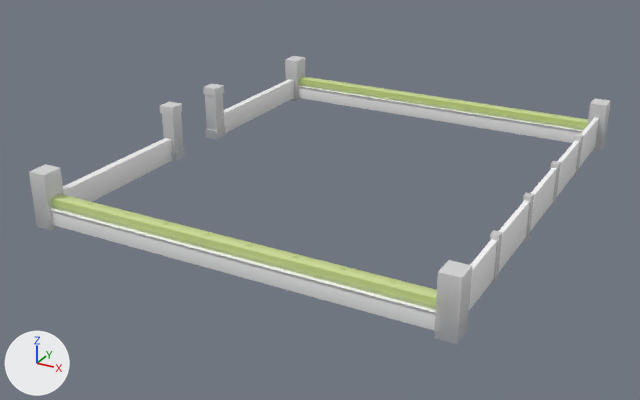
Renders of the FBX model Assets/3D Asset/BanguanFix/Building/SD_Wall.fbx from each side of a commit.
The view is the same before and after, from a 50 mm lens placed at (122.5, -115.2, 50.9), pointed at (64.0, -8.8, -2.3). Arrows for +X, +Y and +Z are at lower left; the lights stay in place. The older version comes first. Where no turn or scale is listed for an object, it has been applied to the vertices.

Objects in the first picture: 'SD_Wall1', 'SD_Wall2', 'SD_Wall3', 'SD_Wall4', 'SD_Wall5', 'WallTiang1_SD', 'WallTiang2_SD', 'WallTiang3_SD', 'WallTiang4_SD', 'WallTiang5_SD', 'WallTiang6_SD', 'WallTiang7_SD'.
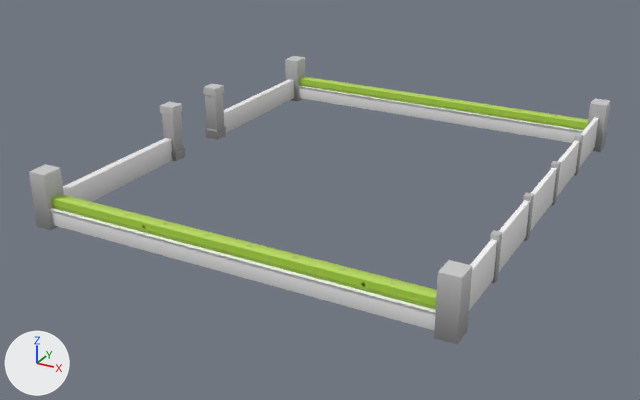
Diff of the bpy script that builds the scene:
```diff
--- a/Assets/3D Asset/BanguanFix/Building/SD_Wall.fbx.py
+++ b/Assets/3D Asset/BanguanFix/Building/SD_Wall.fbx.py
@@ img_texture_main_png @@
-img_texture_main_png = load_image('texture main.png', '../texture main.png', 256, 256, 'Non-Color')
+img_texture_main_png = load_image('texture main.png', '../texture main.png', 256, 256, 'sRGB')
@@ img_daun_png @@
-img_daun_png = load_image('Daun.png', '../Daun.png', 2160, 2160, 'Non-Color')
+img_daun_png = load_image('Daun.png', '../Daun.png', 2160, 2160, 'sRGB')
@@ mat_colorpallet2 @@
 n0 = _N.new('ShaderNodeBsdfPrincipled'); n0.name = 'Principled BSDF'
 n2 = _N.new('ShaderNodeTexImage'); n2.name = 'Image Texture'
-n2.image = img_texture_main_png
-n3 = _N.new('ShaderNodeTexImage'); n3.name = 'Image Texture.001'
-n3.image = img_texture_main_png
+n2.image = img_texture_main_png_001
 _L.new(n2.outputs[0], n0.inputs[0])  # 'Color' to 'Base Color'
-_L.new(n3.outputs[0], n0.inputs[4])  # 'Color' to 'Alpha'
 _L.new(n0.outputs[0], n1.inputs[0])  # 'BSDF' to 'Surface'
@@ mat_daun @@
 n0 = _N.new('ShaderNodeBsdfPrincipled'); n0.name = 'Principled BSDF'
+n0.inputs[2].default_value = 0.563  # 'Roughness'
 n1 = _N.new('ShaderNodeOutputMaterial'); n1.name = 'Material Output'
@@ mat_daun @@
 n2.image = img_daun_png
-n3 = _N.new('ShaderNodeTexImage'); n3.name = 'Image Texture.001'
-n3.image = img_daun_png
 _L.new(n2.outputs[0], n0.inputs[0])  # 'Color' to 'Base Color'
-_L.new(n3.outputs[0], n0.inputs[4])  # 'Color' to 'Alpha'
 _L.new(n0.outputs[0], n1.inputs[0])  # 'BSDF' to 'Surface'
@@ me_plane_139 @@
 me_plane_139.from_pydata(...)  # 8 vertices, 5 faces; spans x -1.31..1.31, y -1.53..1.53, z -3.99..3.99
-me_plane_139.materials.append(mat_colorpallet2)
+me_plane_139.materials.append(mat_colorpallet2_007)  # picture img_texture_main_png
@@ me_plane_077 @@
 me_plane_077.from_pydata(...)  # 8 vertices, 6 faces; spans x -0.6..0.6, y -12.9..12.9, z -1.8..1.8
-me_plane_077.materials.append(mat_colorpallet2)
+me_plane_077.materials.append(mat_colorpallet2_007)  # picture img_texture_main_png
@@ me_plane_080 @@
 me_plane_080.from_pydata(...)  # 24 vertices, 21 faces; spans x -1.24..1.24, y -1.24..1.24, z -4.52..4.35
-me_plane_080.materials.append(mat_colorpallet2)
+me_plane_080.materials.append(mat_colorpallet2_007)  # picture img_texture_main_png
@@ me_plane_011 @@
 me_plane_011.from_pydata(...)  # 8 vertices, 6 faces; spans x -0.6..0.6, y -12.9..12.9, z -1.8..1.8
-me_plane_011.materials.append(mat_colorpallet2)
+me_plane_011.materials.append(mat_colorpallet2_007)  # picture img_texture_main_png
@@ me_plane_143 @@
 me_plane_143.from_pydata(...)  # 32 vertices, 20 faces; spans x -0.5..0.5, y -20.0..20.0, z -3.1..3.1
-me_plane_143.materials.append(mat_colorpallet2)
+me_plane_143.materials.append(mat_colorpallet2_007)  # picture img_texture_main_png
@@ me_plane_022 @@
 me_plane_022.from_pydata(...)  # 8 vertices, 6 faces; spans x -1.31..1.31, y -1.53..1.53, z -3.99..3.99
-me_plane_022.materials.append(mat_colorpallet2)
+me_plane_022.materials.append(mat_colorpallet2_007)  # picture img_texture_main_png
@@ me_plane_023 @@
 me_plane_023.from_pydata(...)  # 8 vertices, 5 faces; spans x -1.31..1.31, y -1.53..1.53, z -3.99..3.99
-me_plane_023.materials.append(mat_colorpallet2)
+me_plane_023.materials.append(mat_colorpallet2_007)  # picture img_texture_main_png
@@ me_plane_003 @@
 me_plane_003.from_pydata(...)  # 8 vertices, 6 faces; spans x -1.31..1.31, y -1.53..1.53, z -3.99..3.99
-me_plane_003.materials.append(mat_colorpallet2)
+me_plane_003.materials.append(mat_colorpallet2_007)  # picture img_texture_main_png
@@ me_plane_002 @@
 me_plane_002.from_pydata(...)  # 8 vertices, 3 faces; spans x -0.3..0.3, y -32.4..32.4, z -2.6..2.6
-me_plane_002.materials.append(mat_colorpallet2)
+me_plane_002.materials.append(mat_colorpallet2_007)  # picture img_texture_main_png
@@ me_plane_008 @@
 me_plane_008.from_pydata(...)  # 24 vertices, 21 faces; spans x -1.24..1.24, y -1.24..1.24, z -4.52..4.35
-me_plane_008.materials.append(mat_colorpallet2)
+me_plane_008.materials.append(mat_colorpallet2_007)  # picture img_texture_main_png
```

Changed parts and their boxes (x1, y1, x2, y2) in the pictures (640 x 400 px):
'SD_Wall3', surface changed
    both: (50, 194, 437, 330)
'SD_Wall4', surface changed
    both: (298, 76, 588, 142)
'WallTiang1_SD', surface changed, recoloured
    both: (434, 264, 472, 342)
'WallTiang2_SD', surface changed, recoloured
    both: (29, 167, 64, 228)
'WallTiang4_SD', surface changed, recoloured
    both: (203, 85, 226, 138)
'WallTiang3_SD', surface changed, recoloured
    both: (160, 102, 185, 159)
'WallTiang7_SD', surface changed, recoloured
    both: (490, 134, 583, 281)
'WallTiang6_SD', surface changed, recoloured
    both: (587, 100, 611, 150)
'WallTiang5_SD', surface changed, recoloured
    both: (285, 57, 305, 100)
